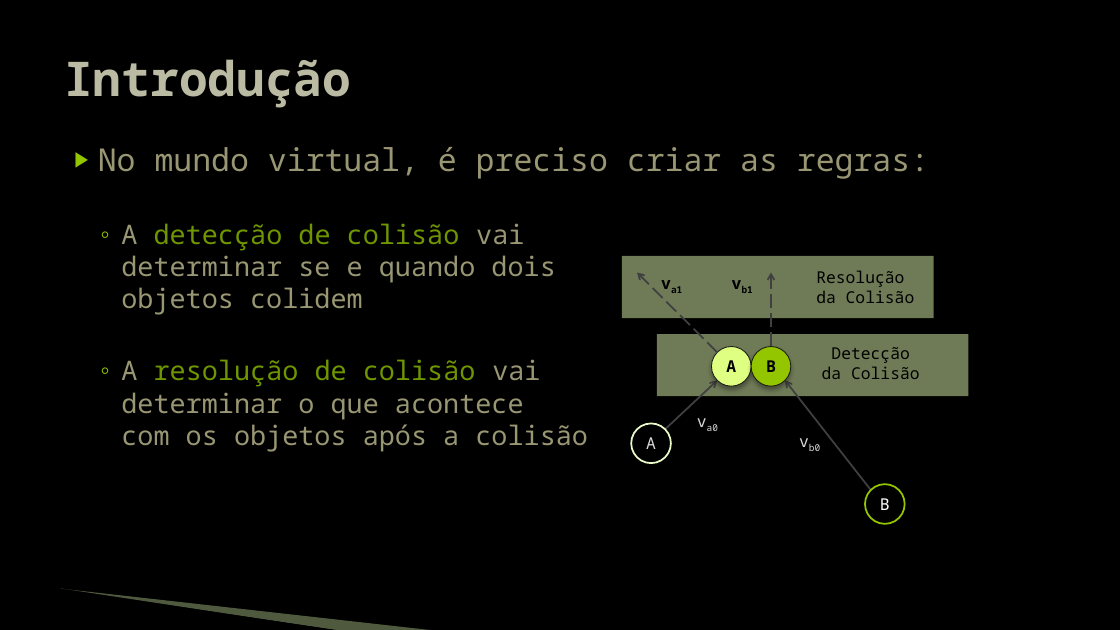
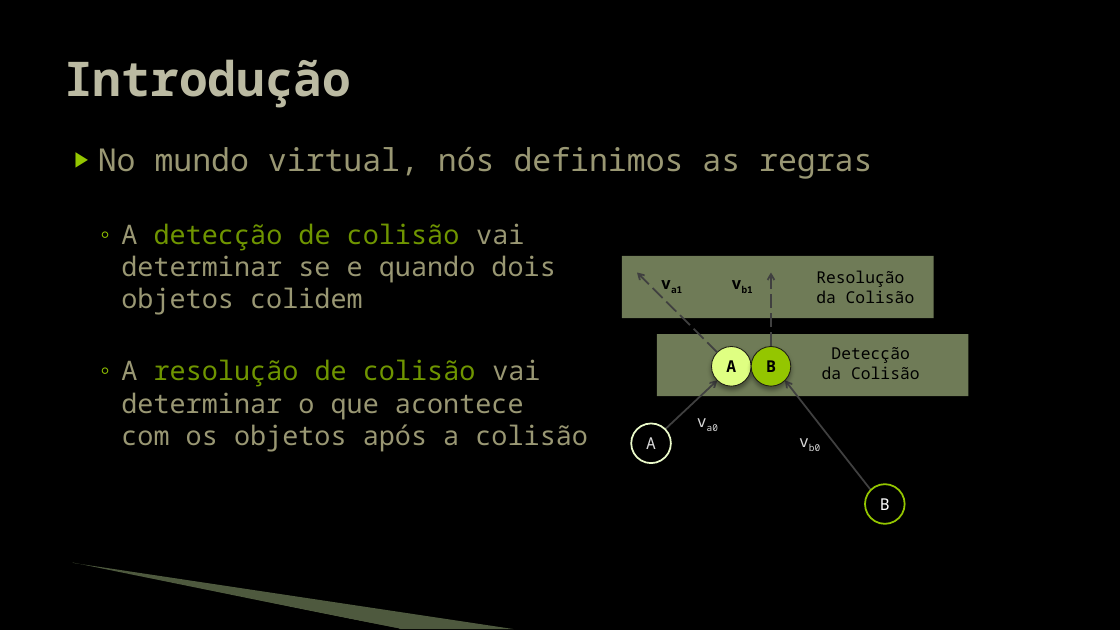
Before and after one commit to JudsonSS/Jogos, a slide deck: slide 3 of Slides/10. Detecção de Colisão.pptx. Drawn at 1120x630 pixels with LibreOffice and Linux fonts; fonts in the diff are those of the drawing; background and template pictures are left out. Boxes give left, top, right and bottom in pixels: in the first picture for what was removed or moved away, otherwise in the second. Text is boxed around its words. In the diff, an @@ line names an element or a change of style, - is before the commit and + after.

```diff
--- a/Slides/10. Detecção de Colisão.pptx
+++ b/Slides/10. Detecção de Colisão.pptx
@@ text at box(98, 147, 872, 179): text changed @@
-▶ No mundo virtual, é preciso criar as regras:
+▶ No mundo virtual, nós definimos as regras
@@ freeform shape: place and size @@
-freeform shape at box(60, 590, 340, 630)
+freeform shape at box(71, 565, 400, 629)
@@ freeform shape: place and size @@
-freeform shape at box(61, 589, 437, 630)
+freeform shape at box(73, 563, 514, 629)
```
Also in this commit, not shown: 17 other slides changed, 2 slides added.
